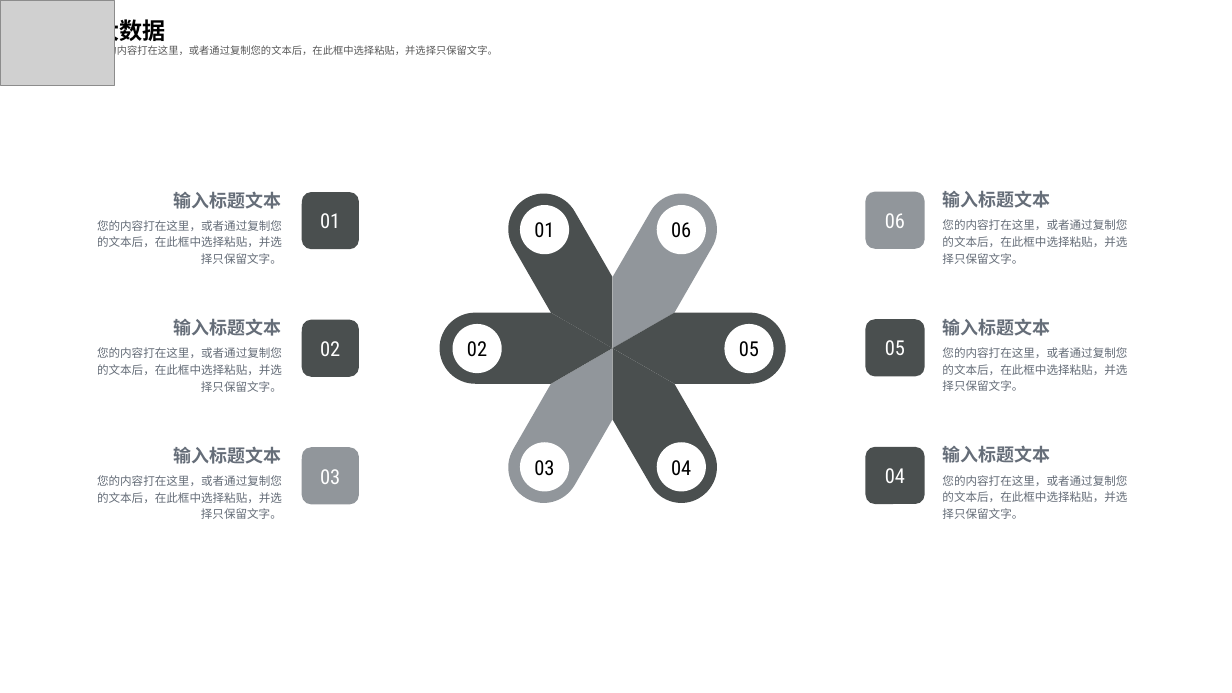
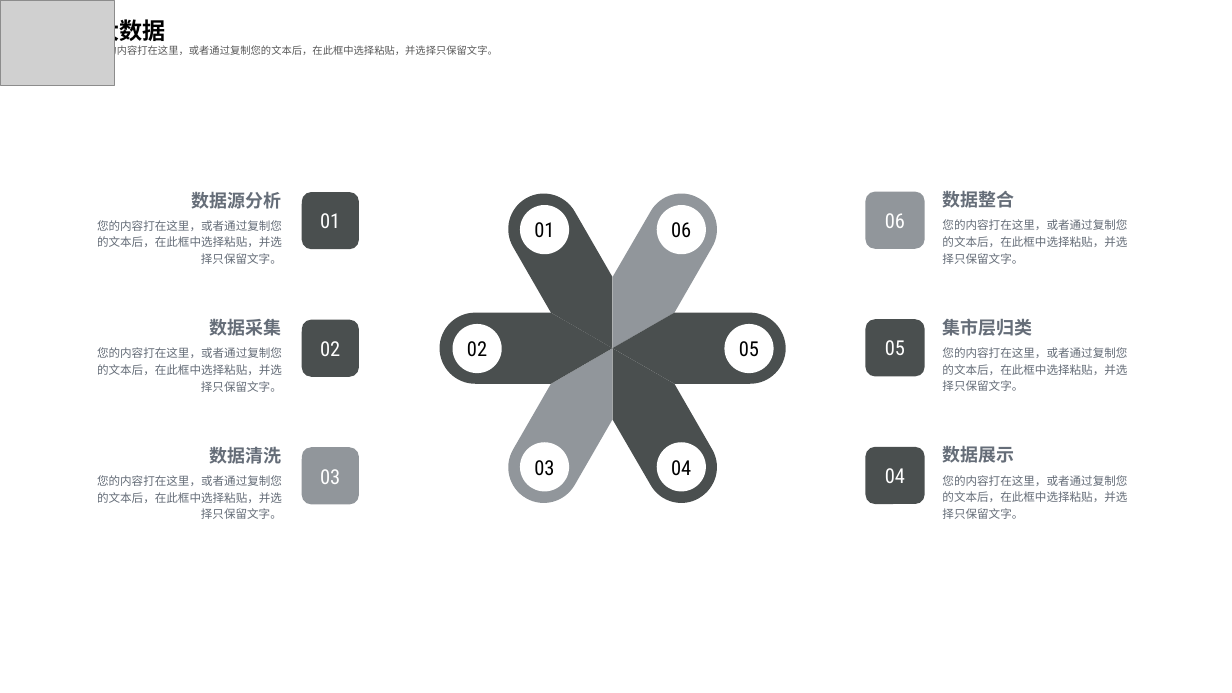
Before and after one commit to feiweihy/SpringCloud, a slide deck: slide 17 of documents/1-技术交流/中交金卡技术交流20190505.pptx. Drawn at 1232x693 pixels with LibreOffice and Linux fonts; fonts in the diff are those of the drawing; grey boxes stand for pictures. Boxes give left, top, right and bottom in pixels: in the first picture for what was removed or moved away, otherwise in the second. Text is boxed around its words. In the diff, an @@ line names an element or a change of style, - is before the commit and + after.

```diff
--- a/documents/1-技术交流/中交金卡技术交流20190505.pptx
+++ b/documents/1-技术交流/中交金卡技术交流20190505.pptx
@@ text at [192, 192, 282, 209]: text changed @@
-输入标题文本
+数据源分析
@@ text at [942, 191, 1014, 208]: text changed @@
-输入标题文本
+数据整合
@@ text at [210, 319, 282, 336]: text changed @@
-输入标题文本
+数据采集
@@ text at [942, 319, 1032, 336]: text changed @@
-输入标题文本
+集市层归类
@@ text at [210, 447, 282, 464]: text changed @@
-输入标题文本
+数据清洗
@@ text at [942, 446, 1014, 463]: text changed @@
-输入标题文本
+数据展示
```
Also in this commit, not shown: 11 other slides changed.
